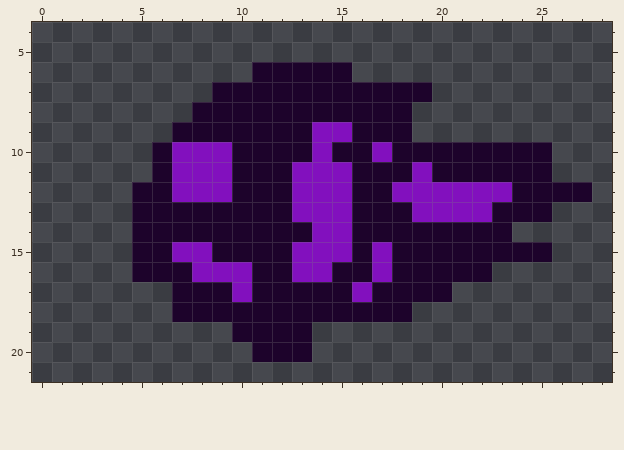
One commit to this pixel-art sprite: sprites/spr_disparo_ojo/7201205b-9fd1-4a95-a188-a6038414243e.png. The picture above was drawn from the file before the commit.
The file is 30x28 pixels. Shown: x 0..28, y 4..21.
New version:
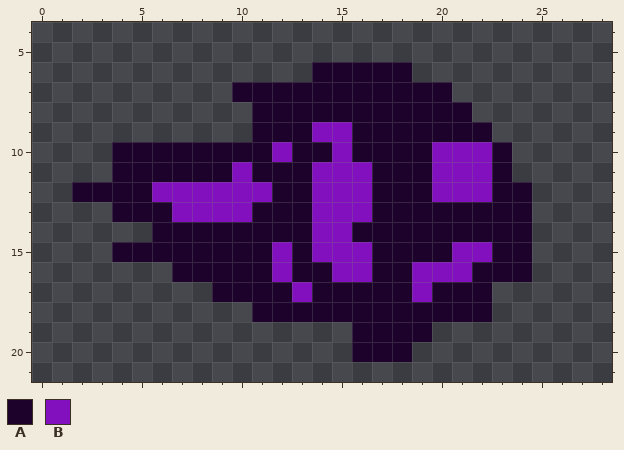
Palette (. is transparent): A #1d032b  B #8210be
Change:
The author put colour A in row 6 at x 16 to 18; in row 7 at x 20; in row 8 at x 19 to 21; in row 9 at x 19 to 22; in rows 10 to 11 at x 4 to 5; in row 12 at x 2 to 4.
The author put colour A in row 13 at x 4; in row 14 at x 24; in row 15 at x 4; in row 16 at x 23 to 24; in row 17 at x 21 to 22; in row 18 at x 19 to 22.
The author put colour A in row 19 at x 16 to 19; in row 20 at x 16 to 18.
Colour B becomes colour A in row 10 at x 7 to 9, 14 and 17; in row 11 at x 7 to 9, 13 and 19; in row 12 at x 13, 18 to 19 and 23; in row 13 at x 13 and 19 to 22; in row 15 at x 7 to 8, 13 and 17; in row 16 at x 8 to 10, 13 to 14 and 17.
Colour B becomes colour A in row 17 at x 10 and 16.
Colour A becomes colour B in row 10 at x 12, 15 and 20 to 22; in row 11 at x 10, 16 and 20 to 22; in row 12 at x 6, 10 to 11 and 16; in row 13 at x 7 to 10 and 16; in row 15 at x 12, 16 and 21 to 22; in row 16 at x 12, 15 to 16 and 19 to 21.
Colour A becomes colour B in row 17 at x 13 and 19.
Colour A is removed in row 6 at x 11 to 13; in row 7 at x 9; in row 8 at x 8 to 10; in row 9 at x 7 to 10; in rows 10 to 11 at x 24 to 25; in row 12 at x 25 to 27.
Colour A is removed in row 13 at x 25; in row 14 at x 5; in row 15 at x 25; in row 16 at x 5 to 6; in row 17 at x 7 to 8; in row 18 at x 7 to 10.
Colour A is removed in row 19 at x 10 to 13; in row 20 at x 11 to 13.
Boxes around the changes in both pictures, in picture pixels (x1, y1, x2, y2):
changed: (72, 62, 592, 362)
